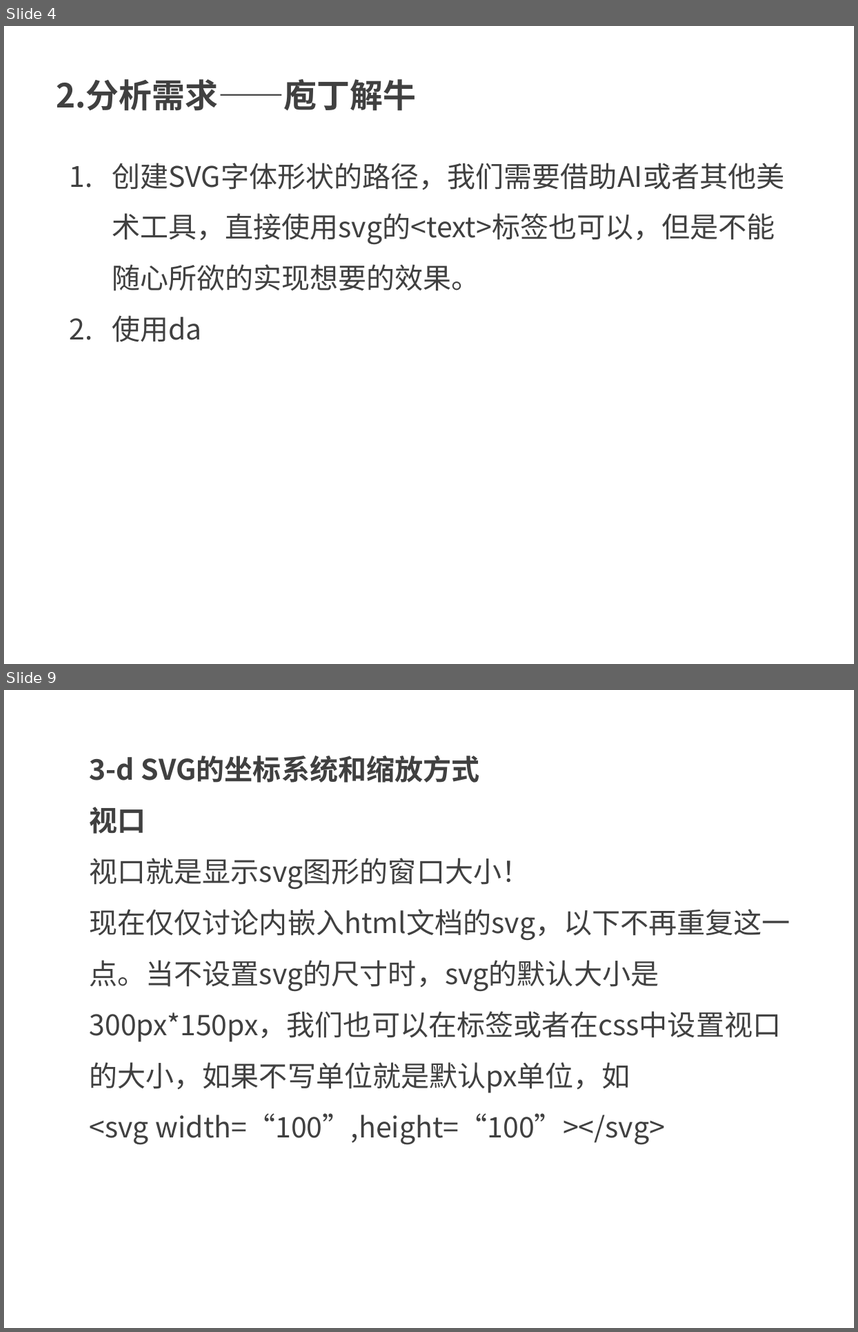
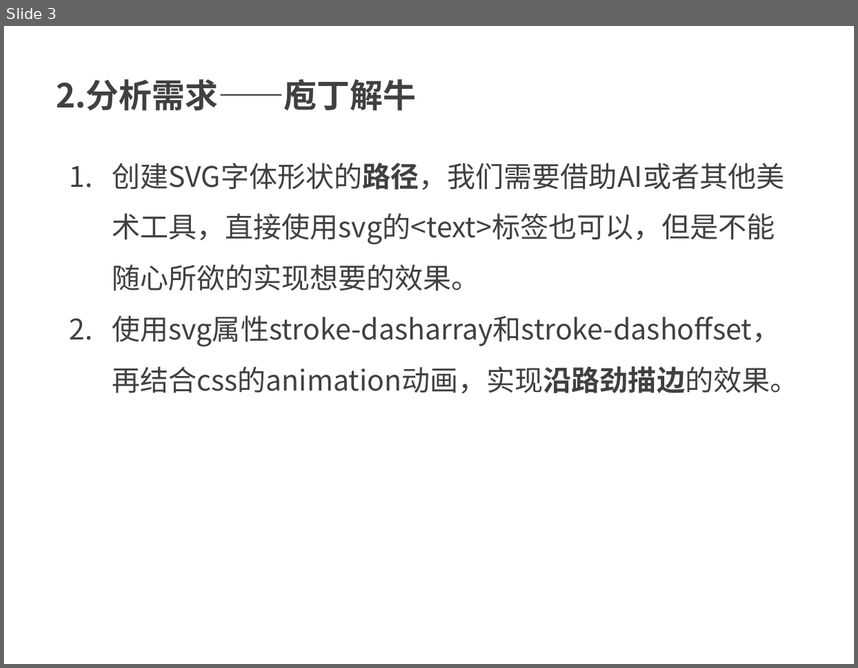
Before and after one commit to kong66/webAni, a slide deck: 9-svg-path-ani/svg-stroke-ani.pptx. Shown one above the other, each under a label of ours: slides 4 and 9 before the commit, slide 3 after it; the slides between them are not shown. The pictures are 858x1332 and 858x668 pixels, drawn with LibreOffice and Linux fonts; fonts in the diff are those of the drawing. Boxes give left, top, right and bottom in pixels: in the first picture for what was removed or moved away, otherwise in the second. Text is boxed around its words. In the diff, an @@ line names an element or a change of style, - is before the commit and + after.

```diff
--- a/9-svg-path-ani/svg-stroke-ani.pptx
+++ b/9-svg-path-ani/svg-stroke-ani.pptx
@@ slide 9 removed at box(4, 690, 854, 1328), background #FFFFFF @@
@@ text removed at box(90, 755, 791, 1145) @@
-3-d SVG的坐标系统和缩放方式
-视口
-视口就是显示svg图形的窗口大小！
-现在仅仅讨论内嵌入html文档的svg，以下不再重复这一点。当不设置svg的尺寸时，svg的默认大小是300px*150px，我们也可以在标签或者在css中设置视口的大小，如果不写单位就是默认px单位，如
-<svg width=“100”,height=“100”></svg>
@@ what was slide 4 is now slide 3 @@
@@ slide 3 changed as well @@
@@ text at box(112, 163, 784, 291): bold on in "创建SVG字体形状的路径，我们需要借助AI或者其他美术工具，直接使用svg的<text>标签也可以，但是不能随心所欲的实 ..." @@
@@ text at box(112, 315, 798, 393): text changed @@
-2. 使用da
+2. 使用svg属性stroke-dasharray和stroke-dashoffset，再结合css的animation动画，实现沿路劲描边的效果。
```
Also in this commit, not shown: 2 other slides changed, 9 slides added, 19 other slides removed, 5 other files.
